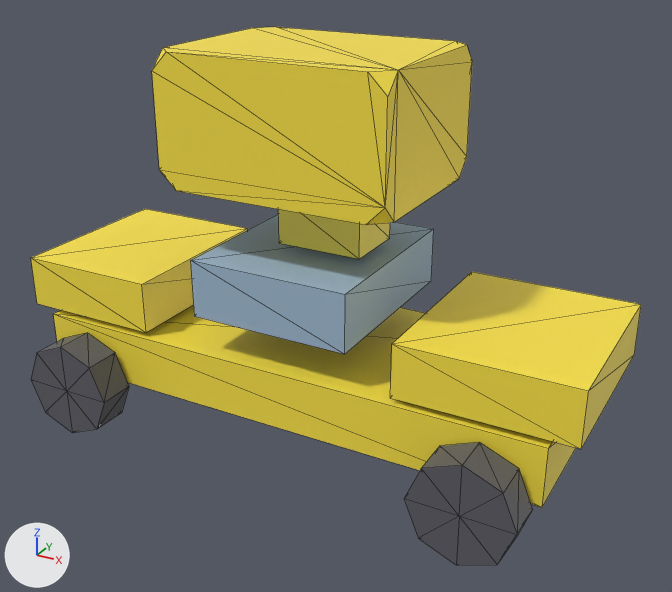
What one commit did to the glTF model public/studio/v2.15.0/d_taxi/model.glb.
Camera for both pictures: a camera (50 mm lens) standing at (4.45, -7.7, 4.92) and looking at (0.25, -0.07, 1.1). Lighting does not change. The marker at lower left points along +X, +Y and +Z. The first picture is the older version. Mesh edges are drawn as thin lines. Where no turn or scale is listed for an object, it has been applied to the vertices.

The first picture shows 'part0', 'part1', 'part2', 'part3', 'part4', 'part5', 'part7', 'part9'.
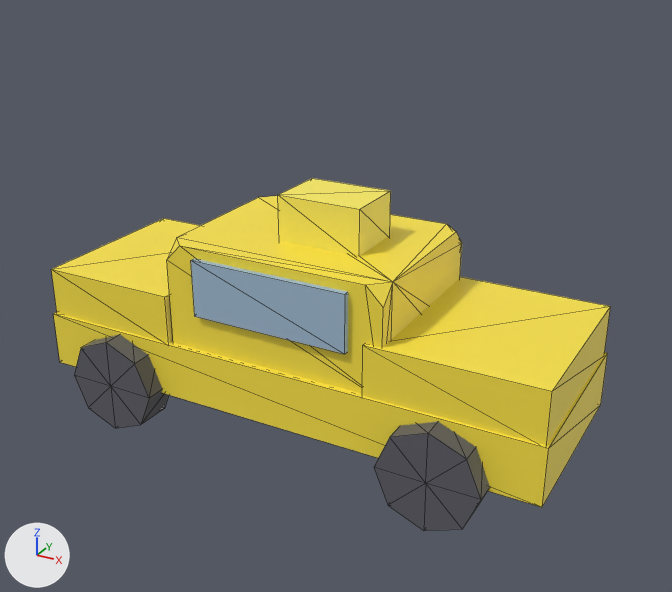
Edits to the bpy script that builds the scene:
```text
Change me_geometry_1:
    used by ob_part1; location = (0.0, 0.0, 0.0)
    remove me_geometry_1.from_pydata(...)  # 8 vertices, 12 faces; spans x 1.31..3.06, y -0.97..0.97, z 0.66..1.21
    add me_geometry_1.from_pydata(...)  # 8 vertices, 12 faces; spans x 1.02..2.78, y -0.97..0.97, z 0.57..1.12
    me_geometry_1 part 1: the whole mesh is moved by (-0.29, 0.0, -0.08)
Change me_geometry_2:
    used by ob_part2; location = (0.0, 0.0, 0.0)
    remove me_geometry_2.from_pydata(...)  # 8 vertices, 12 faces; spans x -3.06..-1.51, y -0.97..0.97, z 0.65..1.2
    add me_geometry_2.from_pydata(...)  # 8 vertices, 12 faces; spans x -2.78..-1.23, y -0.97..0.97, z 0.57..1.12
    me_geometry_2 part 2: the whole mesh is moved by (0.29, 0.0, -0.08)
Change me_geometry_3:
    used by ob_part3; location = (0.0, 0.0, 0.0)
    remove me_geometry_3.from_pydata(...)  # 24 vertices, 44 faces; spans x -1.2..1.2, y -0.93..0.93, z 2.26..3.56
    add me_geometry_3.from_pydata(...)  # 24 vertices, 44 faces; spans x -1.2..1.2, y -0.93..0.93, z 0.4..1.7
    me_geometry_3 part 3: the whole mesh is moved by (0.0, 0.0, -1.86)
Change me_geometry_7:
    used by ob_part7; location = (0.0, 0.0, 0.0)
    remove me_geometry_7.from_pydata(...)  # 18 vertices, 32 faces; spans x 1.695..2.735, y -1.455..-1.055, z -0.528..0.512
    add me_geometry_7.from_pydata(...)  # 18 vertices, 32 faces; spans x 1.28..2.32, y -1.22..-0.82, z -0.47..0.57
    me_geometry_7 part 4: the whole mesh is moved by (-0.415, 0.235, 0.058)
Change me_geometry_9:
    used by ob_part9; location = (0.0, 0.0, 0.0)
    remove me_geometry_9.from_pydata(...)  # 18 vertices, 32 faces; spans x -2.787..-1.747, y -1.45..-1.05, z -0.526..0.514
    add me_geometry_9.from_pydata(...)  # 18 vertices, 32 faces; spans x -2.37..-1.33, y -1.22..-0.82, z -0.47..0.57
    me_geometry_9 part 5: the whole mesh is moved by (0.417, 0.23, 0.056)
```

Where the change shows, as pixel boxes (x1, y1, x2, y2) in the pictures (672 x 592 px):
'part3', moved: before (152, 27, 472, 225); after (167, 196, 462, 393)
'part1', moved: before (391, 272, 641, 449); after (362, 277, 611, 446)
'part2', moved: before (31, 209, 248, 333); after (51, 218, 201, 343)
'part7', moved: before (404, 442, 533, 565); after (374, 421, 490, 531)
'part9', moved: before (31, 333, 129, 433); after (74, 335, 169, 428)
